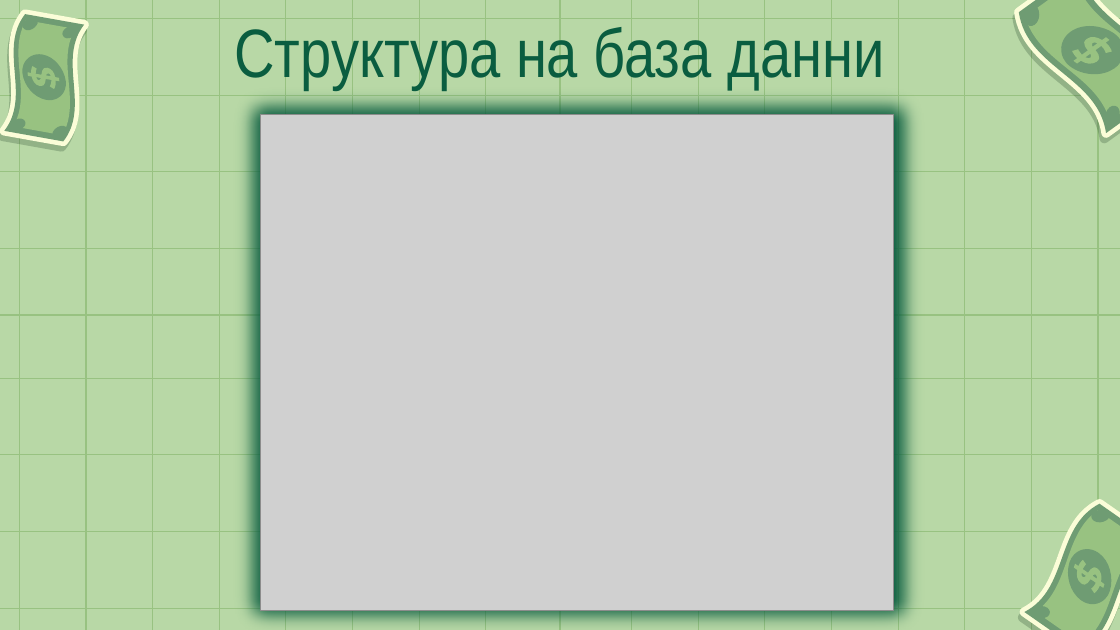
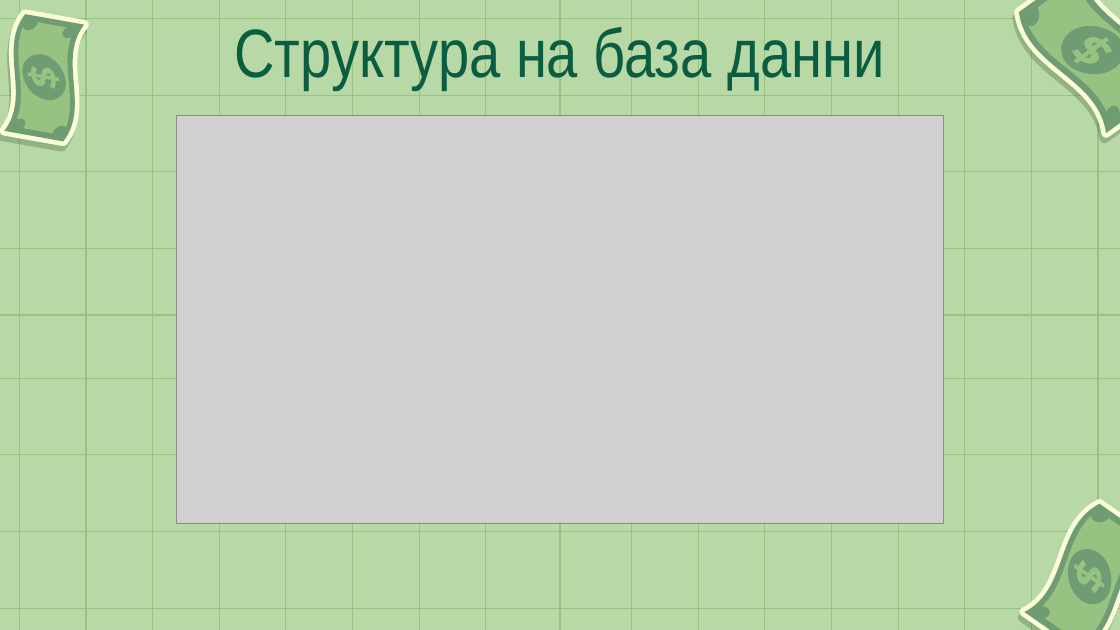
Before and after one commit to velislav088/TimeWallet, a slide deck: slide 5 of TimeWallet(Assets)/TimeWallet(презентация).pptx (slide 4 before the commit). Drawn at 1120x630 pixels with LibreOffice and Linux fonts; fonts in the diff are those of the drawing; grey boxes stand for pictures. Boxes give left, top, right and bottom in pixels: in the first picture for what was removed or moved away, otherwise in the second. Text is boxed around its words. In the diff, an @@ line names an element or a change of style, - is before the commit and + after.

Commit message:
Changes on the presentation.

```diff
--- a/TimeWallet(Assets)/TimeWallet(презентация).pptx
+++ b/TimeWallet(Assets)/TimeWallet(презентация).pptx
@@ rectangle removed at (227,81,932,630) @@
@@ picture: place and size @@
-picture at (261,114,894,610)
+picture at (176,115,943,524)
```
Also in this commit, not shown: 1 slide added, 2 other files.
